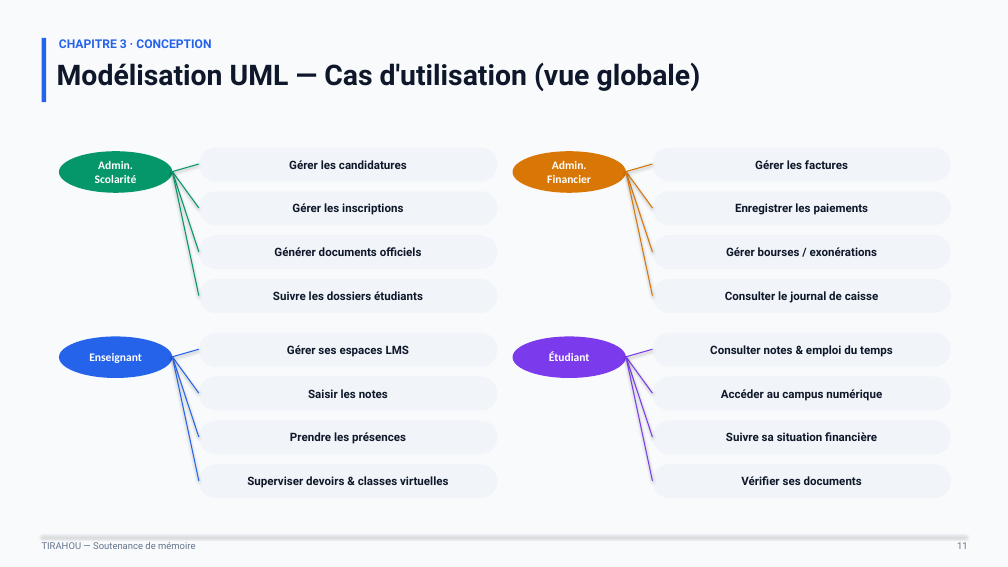
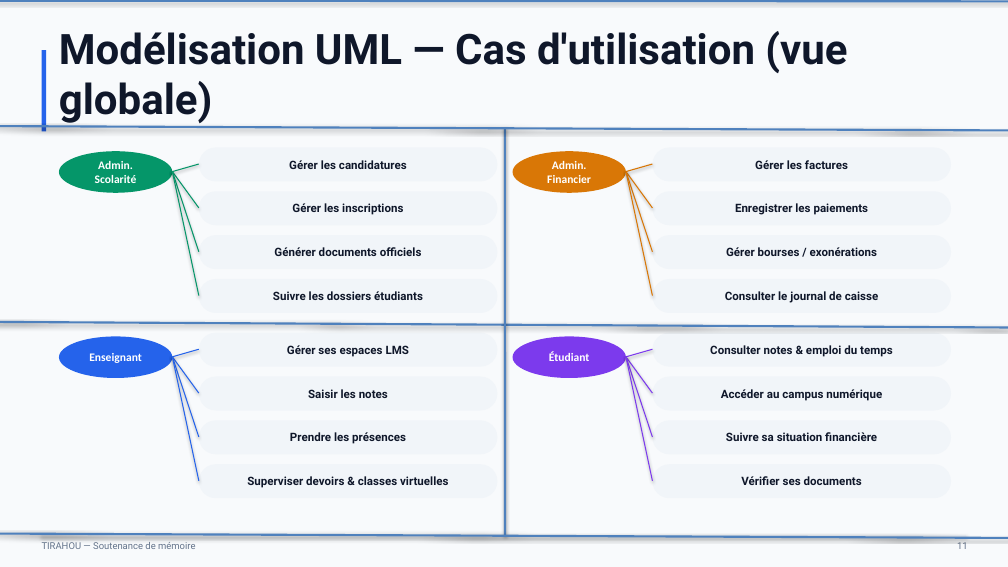
Before and after one commit to BabDIO/tirahou, a slide deck: slide 11 of TIRAHOU_Soutenance_Ali_Cisse.pptx. Drawn at 1008x567 pixels with LibreOffice and Linux fonts; fonts in the diff are those of the drawing. Boxes give left, top, right and bottom in pixels: in the first picture for what was removed or moved away, otherwise in the second. Text is boxed around its words. In the diff, an @@ line names an element or a change of style, - is before the commit and + after.

```diff
--- a/TIRAHOU_Soutenance_Ali_Cisse.pptx
+++ b/TIRAHOU_Soutenance_Ali_Cisse.pptx
@@ line added from (0, 1) to (1008, 2), #4F81BD 2 pt @@
@@ text "Modélisation UML — Cas d'utilisation ...": place and size @@
-text "Modélisation UML — Cas d'utilisation ..." at (57,63,701,91)
+text "Modélisation UML — Cas d'utilisation ..." at (59,31,847,123)
@@ text "Modélisation UML — Cas d'utilisation ..." at (59,31,847,123): size 27 to 40 pt @@
@@ rectangle: place and size @@
-rectangle at (42,38,46,102)
+rectangle at (42,50,46,132)
@@ text removed at (59,39,211,48) @@
-CHAPITRE 3 · CONCEPTION
@@ line added from (0, 126) to (1008, 131), #4F81BD 2 pt @@
@@ line added from (505, 535) to (505, 127), #4F81BD 2 pt @@
@@ line added from (0, 322) to (1008, 327), #4F81BD 2 pt @@
@@ line added from (0, 534) to (1008, 538), #4F81BD 2 pt @@
```
Also in this commit, not shown: 25 other slides changed, 6 slides added, 2 slides removed, 45 other files.
